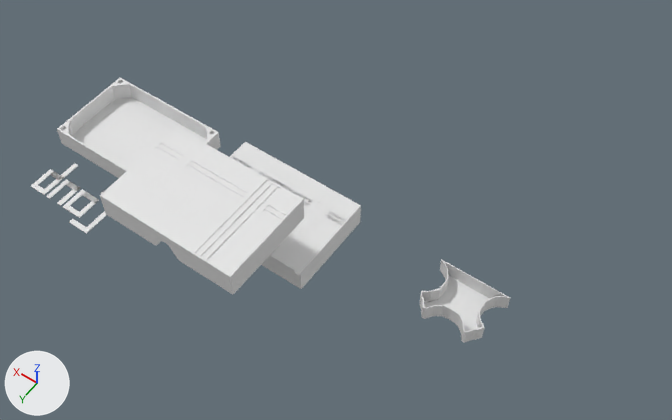
One commit to the Blender file blender/box.blend: the scene before it, then after it.
The view is the same before and after, from a 50 mm camera at (-0.334, 0.372, 0.642) aimed at (-0.054, -0.02, 0.026). The axes (+X, +Y, +Z) are drawn at lower left. The lights are the same throughout.

Script lines for the objects in view, before the commit:
```python
me_cube_002 = bpy.data.meshes.new('Cube.002')
me_cube_002.from_pydata(...)  # 1316 vertices, 759 faces; spans x -0.0635..0.0635, y -0.0431..0.0431, z -0.0076..0.0156
me_cube_004 = bpy.data.meshes.new('Cube.004')
me_cube_004.from_pydata(...)  # 338 vertices, 334 faces; spans x -7.02..7.02, y -4.0..6.5, z 0.0..3.4
me_cube_005 = bpy.data.meshes.new('Cube.005')
me_cube_005.from_pydata(...)  # 191 vertices, 158 faces; spans x -0.0635..0.0, y 0.0..0.0431, z -0.0076..0.0156
ob_box_cover_mesh = bpy.data.objects.new('box_cover_mesh', me_cube_002)
ob_box_cover_mesh.location = (0.0039, 0.073, 0.0802)
ob_box_cover_orig = bpy.data.objects.new('box_cover_orig', me_cube_005)
ob_box_cover_orig.location = (0.0, 0.0, 0.0001)
_m = ob_box_cover_orig.modifiers.new('magnetholes', 'BOOLEAN')
_m.object = ob_magnetindent_larger
_m = ob_box_cover_orig.modifiers.new('Mirror', 'MIRROR')
_m.use_axis = (True, True, False)
_m.use_mirror_merge = False
_m = ob_box_cover_orig.modifiers.new('coverart', 'BOOLEAN')
_m.object = ob_cover_art
ob_currency_holder_mesh = bpy.data.objects.new('currency holder_mesh', me_cube_004)
ob_currency_holder_mesh.location = (-0.1663, -0.054, -0.0609)
ob_currency_holder_mesh.scale = (0.005, 0.005, 0.005)
# also in view: 'cover_art' at (0.06, 0.036, 0.015); 'box_mesh' at (0.154, 0.002, 0.003)
```
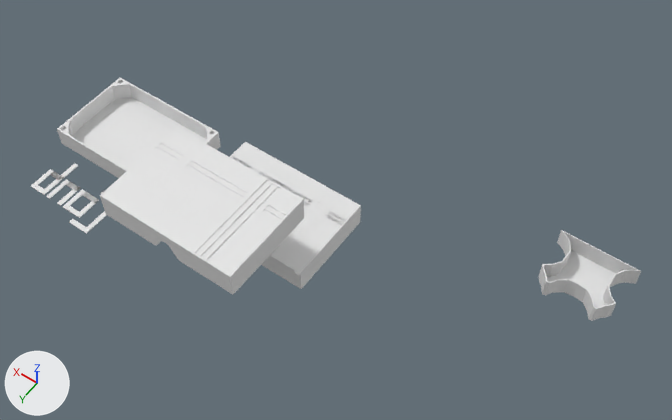
The change, as a list of edits to the scene's bpy script:
```text
Change ob_currency_holder_mesh:
    ob_currency_holder_mesh.location: (-0.1663, -0.054, -0.0609) -> (-0.2532, -0.0855, 0.0157)
```

Location of each change, (x1, y1, x2, y2) in pixels of the pictures (672 x 420 px):
'currency holder_mesh', moved
    before: (420, 259, 510, 342)
    after: (538, 230, 641, 321)
